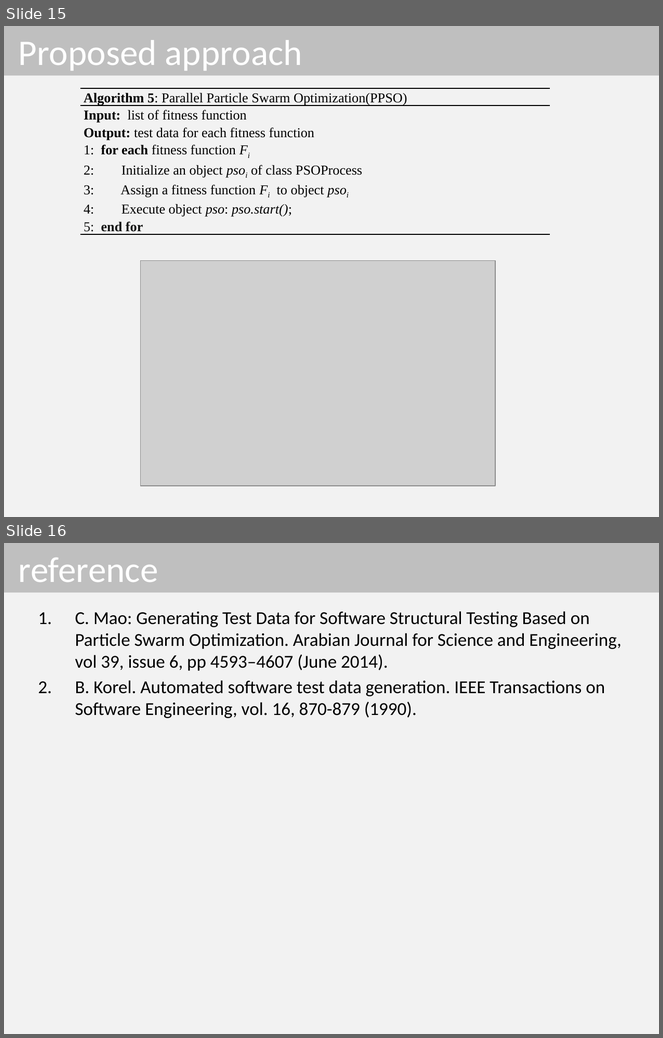
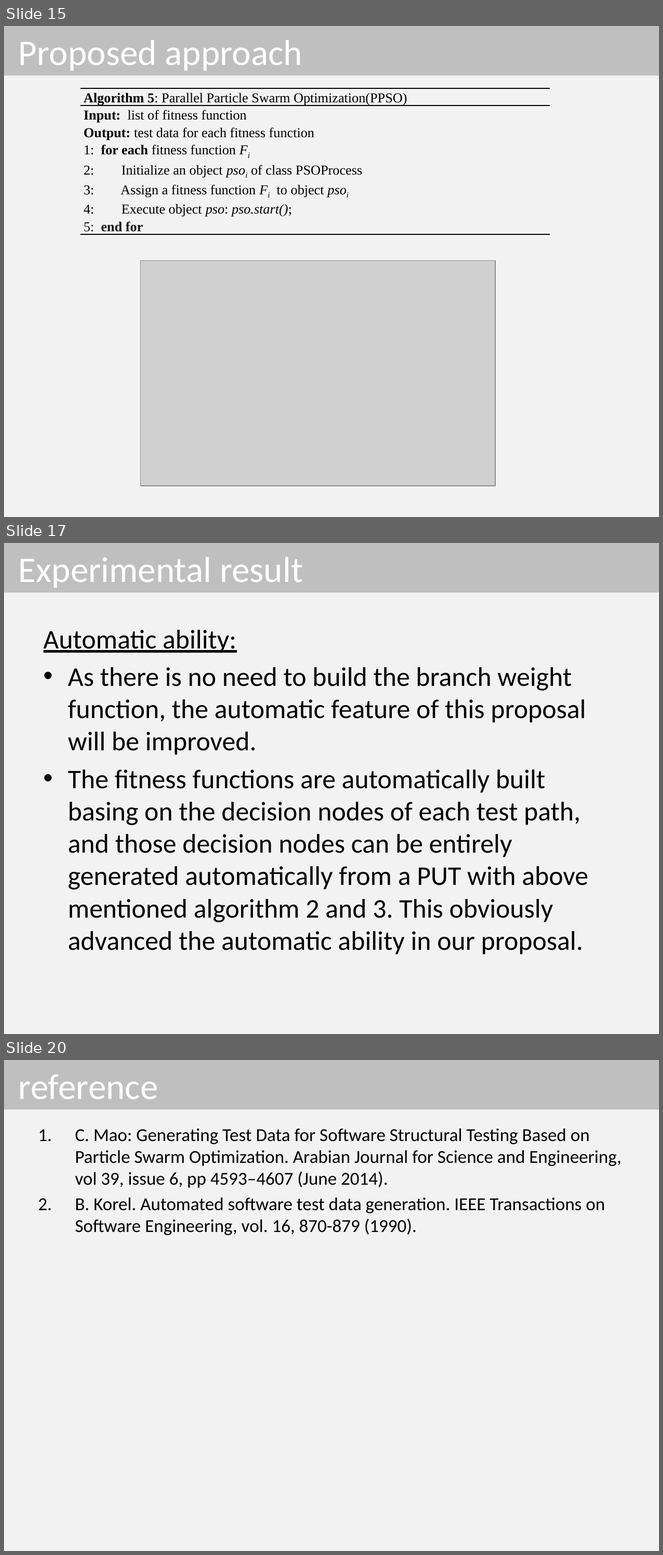
Before and after one commit to dinhngocthi/GAsource, a slide deck: CFT4CUnitSrc/src/report/PPSO_Presentation.pptx. Shown one above the other, each under a label of ours: slides 15 and 16 before the commit, slides 15, 17 and 20 after it; the slides between them are not shown. The pictures are 663x1038 and 663x1555 pixels, drawn with LibreOffice and Linux fonts; fonts in the diff are those of the drawing; grey boxes stand for pictures. Boxes give left, top, right and bottom in pixels: in the first picture for what was removed or moved away, otherwise in the second. Text is boxed around its words. In the diff, an @@ line names an element or a change of style, - is before the commit and + after.

```diff
--- a/CFT4CUnitSrc/src/report/PPSO_Presentation.pptx
+++ b/CFT4CUnitSrc/src/report/PPSO_Presentation.pptx
@@ slide 17 added at (x1=4, y1=543, x2=659, y2=1034), background #F2F2F2 @@
@@ title added at (x1=4, y1=543, x2=659, y2=593), fill #BFBFBF, 39.6 pt, text #FFFFFF @@
+Experimental result
@@ text added at (x1=44, y1=630, x2=588, y2=955), 29.6 pt, text #000000 @@
+Automatic ability:
+• As there is no need to build the branch weight function, the automatic feature of this proposal will be improved.
+• The fitness functions are automatically built basing on the decision nodes of each test path, and those decision nodes can be entirely generated automatically from a PUT with above mentioned algorithm 2 and 3. This obviously advanced the automatic ability in our proposal.
@@ what was slide 16 is now slide 20 @@
```
Also in this commit, not shown: 3 other slides added, 1 other file.
